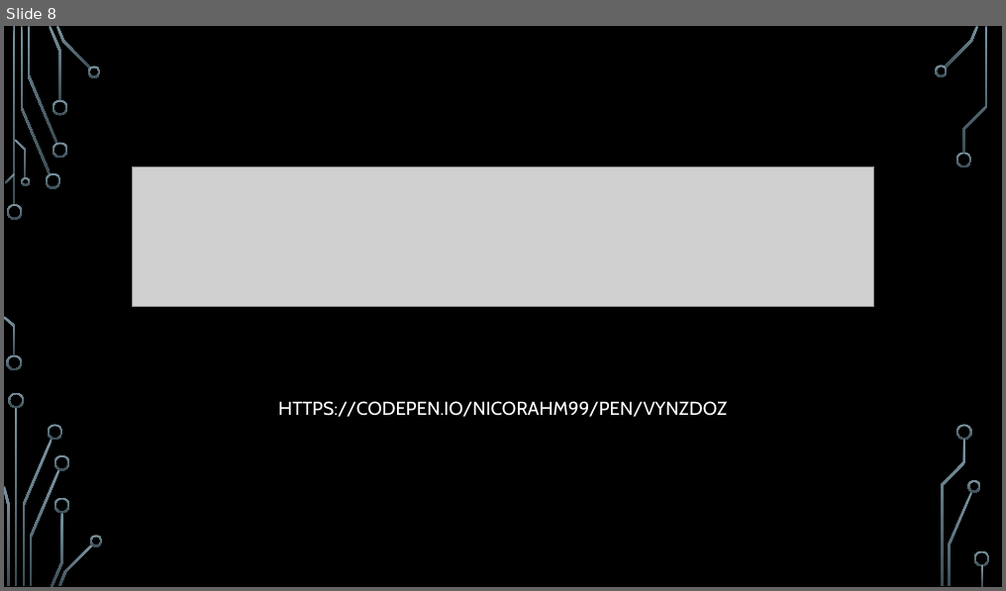
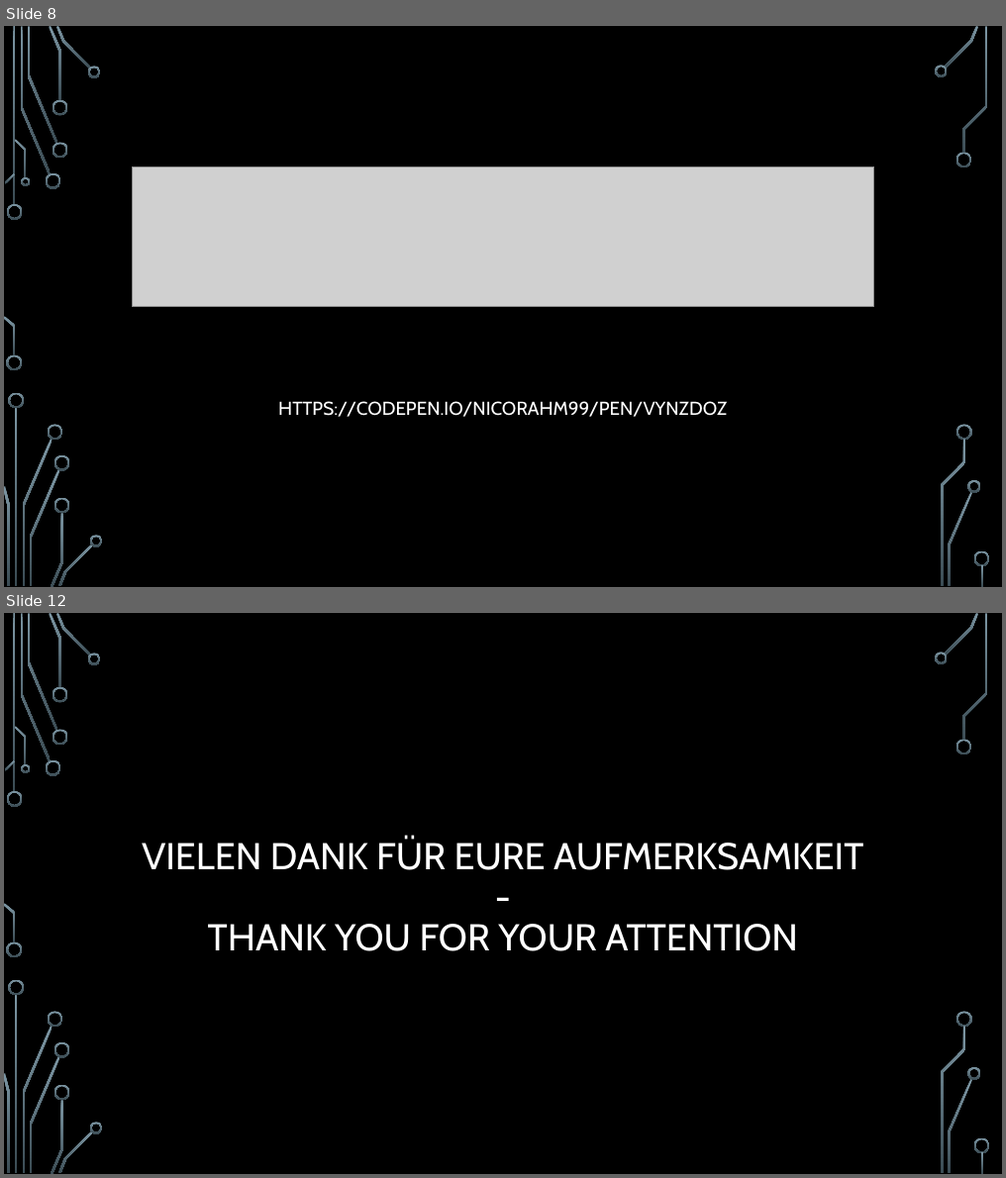
Before and after one commit to nicorahm99/Anything, a slide deck: E-Portfolio-React.pptx. Shown one above the other, each under a label of ours: slide 8 before the commit, slides 8 and 12 after it; the slides between them are not shown. The pictures are 1006x591 and 1006x1178 pixels, drawn with LibreOffice and Linux fonts; fonts in the diff are those of the drawing; grey boxes stand for pictures; background and template pictures are left out. Boxes give left, top, right and bottom in pixels: in the first picture for what was removed or moved away, otherwise in the second. Text is boxed around its words. In the diff, an @@ line names an element or a change of style, - is before the commit and + after.

```diff
--- a/E-Portfolio-React.pptx
+++ b/E-Portfolio-React.pptx
@@ slide 12 added at bbox=[4, 613, 1002, 1174], background picture (left out); not listed: 36 template elements that a slide beside it also shows @@
@@ title added at bbox=[142, 838, 863, 952], 36 pt, text #FFFFFF @@
+VIELEN DANK FÜR EURE AUFMERKSAMKEIT
+-
+THANK YOU FOR YOUR ATTENTION
```
Also in this commit, not shown: 4 slides changed, 1 other slide added.
